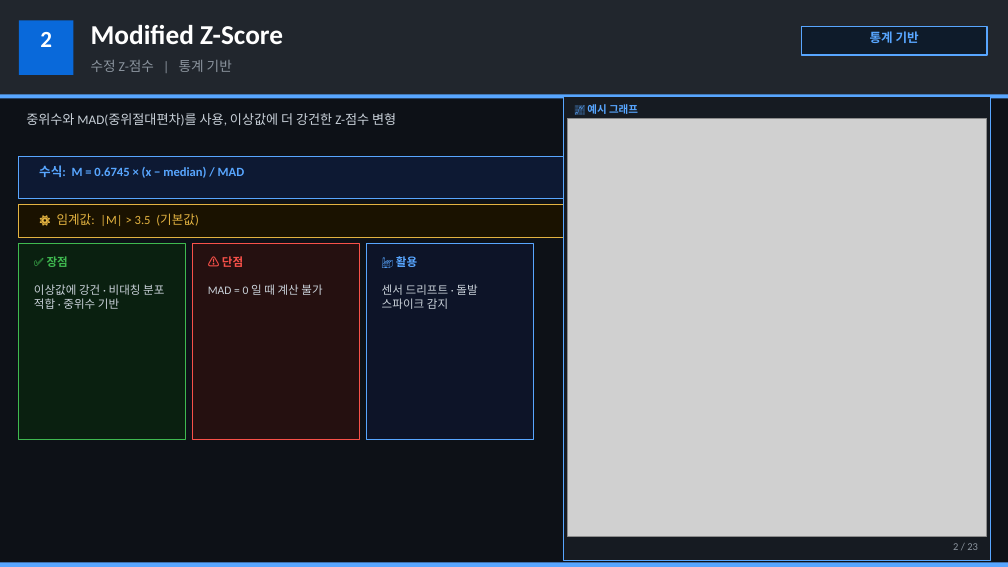
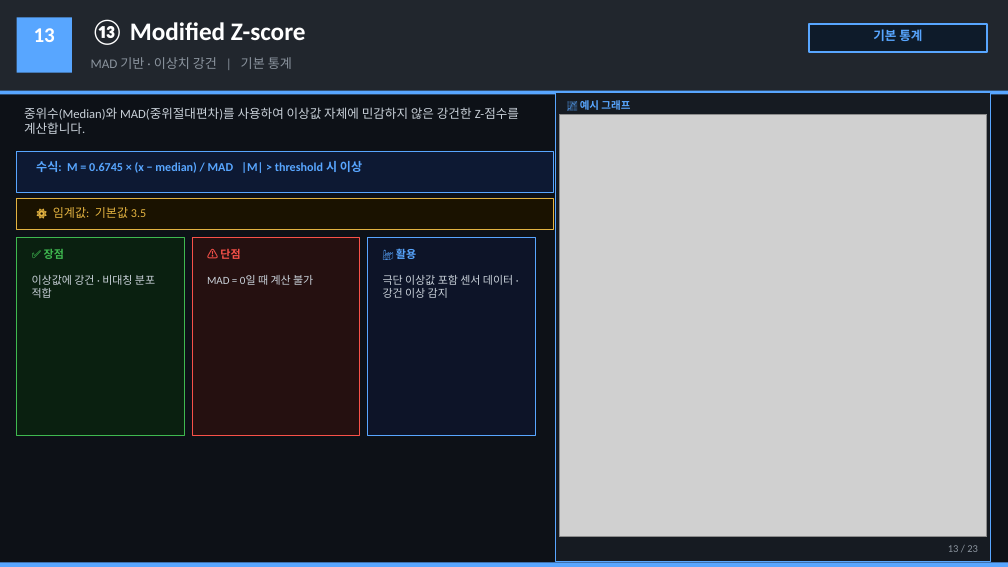
Before and after one commit to pollya32/python101, a slide deck: slide 14 of [예제 015] FDC 이상감지 시스템/FDC_이상감지_23종_상세설명.pptx (slide 3 before the commit). Drawn at 1008x567 pixels with LibreOffice and Linux fonts; fonts in the diff are those of the drawing; grey boxes stand for pictures. Boxes give left, top, right and bottom in pixels: in the first picture for what was removed or moved away, otherwise in the second. Text is boxed around its words. In the diff, an @@ line names an element or a change of style, - is before the commit and + after.

```diff
--- a/[예제 015] FDC 이상감지 시스템/FDC_이상감지_23종_상세설명.pptx
+++ b/[예제 015] FDC 이상감지 시스템/FDC_이상감지_23종_상세설명.pptx
@@ rectangle at (17, 17, 72, 73): fill #0969DA to #58A6FF @@
@@ text at (34, 28, 55, 42): text changed; size 22 to 20 pt @@
-2
+13
@@ text at (91, 19, 306, 45): text changed; size 26 to 24 pt @@
-Modified Z-Score
+⑬ Modified Z-score
@@ rectangle: place and size @@
-rectangle at (802, 26, 987, 55)
+rectangle at (809, 24, 987, 52)
@@ text at (873, 29, 922, 41): text changed @@
-통계 기반
+기본 통계
@@ text at (91, 57, 292, 69): text changed; size 13 to 12.5 pt @@
-수정 Z-점수 | 통계 기반
+MAD 기반 · 이상치 강건 | 기본 통계
@@ text at (24, 107, 519, 134): text changed; size 12.5 to 12 pt @@
-중위수와 MAD(중위절대편차)를 사용, 이상값에 더 강건한 Z-점수 변형
+중위수(Median)와 MAD(중위절대편차)를 사용하여 이상값 자체에 민감하지 않은 강건한 Z-점수를 계산합니다.
@@ rectangle: place and size @@
-rectangle at (563, 96, 991, 561)
+rectangle at (556, 92, 991, 562)
@@ text "📈 예시 그래프": place and size @@
-text "📈 예시 그래프" at (587, 104, 638, 114)
+text "📈 예시 그래프" at (580, 100, 630, 110)
@@ picture: place and size @@
-picture at (567, 119, 987, 536)
+picture at (560, 114, 987, 537)
@@ rectangle: place and size @@
-rectangle at (19, 157, 563, 198)
+rectangle at (17, 151, 554, 193)
@@ text at (36, 161, 362, 173): text changed; size 12 to 11.5 pt @@
-수식: M = 0.6745 × (x − median) / MAD
+수식: M = 0.6745 × (x − median) / MAD |M| > threshold 시 이상
@@ rectangle: place and size @@
-rectangle at (19, 204, 563, 237)
+rectangle at (17, 198, 554, 230)
@@ text at (53, 207, 146, 218): text changed; size 12 to 11.5 pt @@
-⚙ 임계값: |M| > 3.5 (기본값)
+⚙ 임계값: 기본값 3.5
@@ 4 rectangles: place and size @@
-4 rectangles at (0, 95, 1008, 440)
+4 rectangles at (0, 91, 1008, 436)
@@ 3 texts: place and size @@
-3 texts at (47, 256, 417, 267)
+3 texts at (44, 246, 416, 261)
@@ size 11 to 10.5 pt in 3 elements at (220, 248, 240, 259), (44, 249, 64, 259), (396, 246, 416, 261) @@
@@ text at (32, 275, 155, 298): text changed; size 11 to 10.5 pt @@
-이상값에 강건 · 비대칭 분포 적합 · 중위수 기반
+이상값에 강건 · 비대칭 분포 적합
@@ text at (207, 275, 313, 285): text changed; size 11 to 10.5 pt @@
-MAD = 0 일 때 계산 불가
+MAD = 0일 때 계산 불가
@@ text at (383, 275, 513, 298): text changed; size 11 to 10.5 pt @@
-센서 드리프트 · 돌발 스파이크 감지
+극단 이상값 포함 센서 데이터 · 강건 이상 감지
@@ text at (948, 545, 978, 552): text changed @@
-2 / 23
+13 / 23
```
Also in this commit, not shown: 11 other slides changed, 13 slides added, 13 slides removed.
